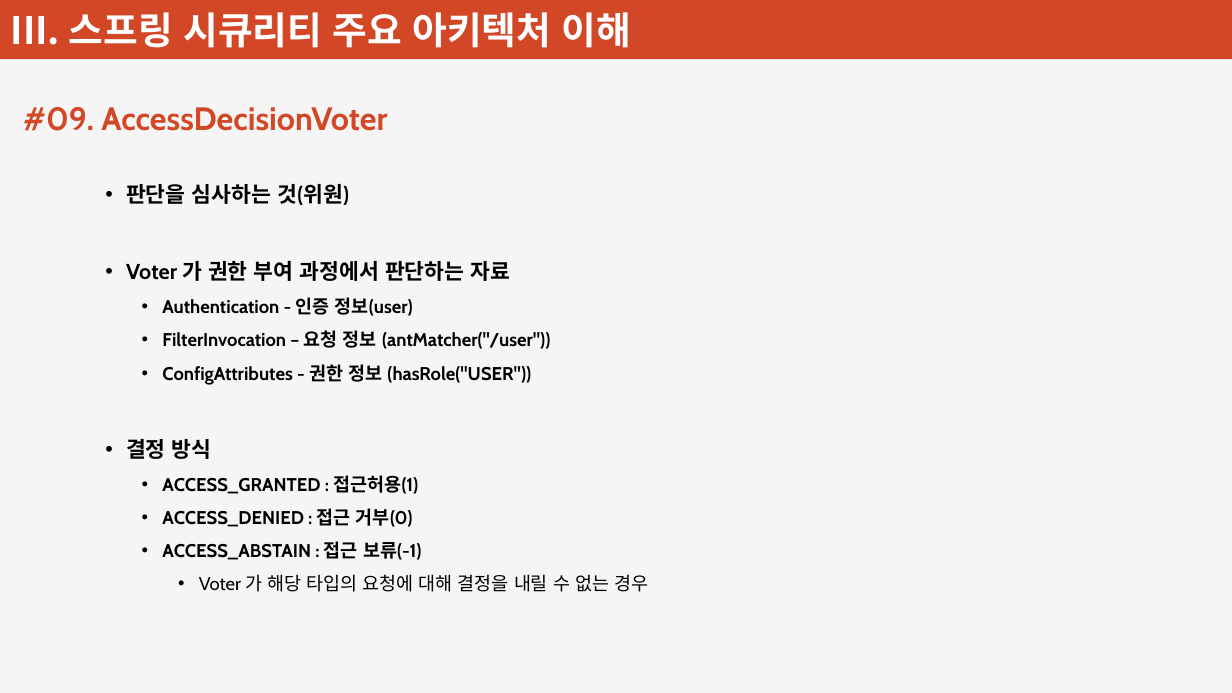
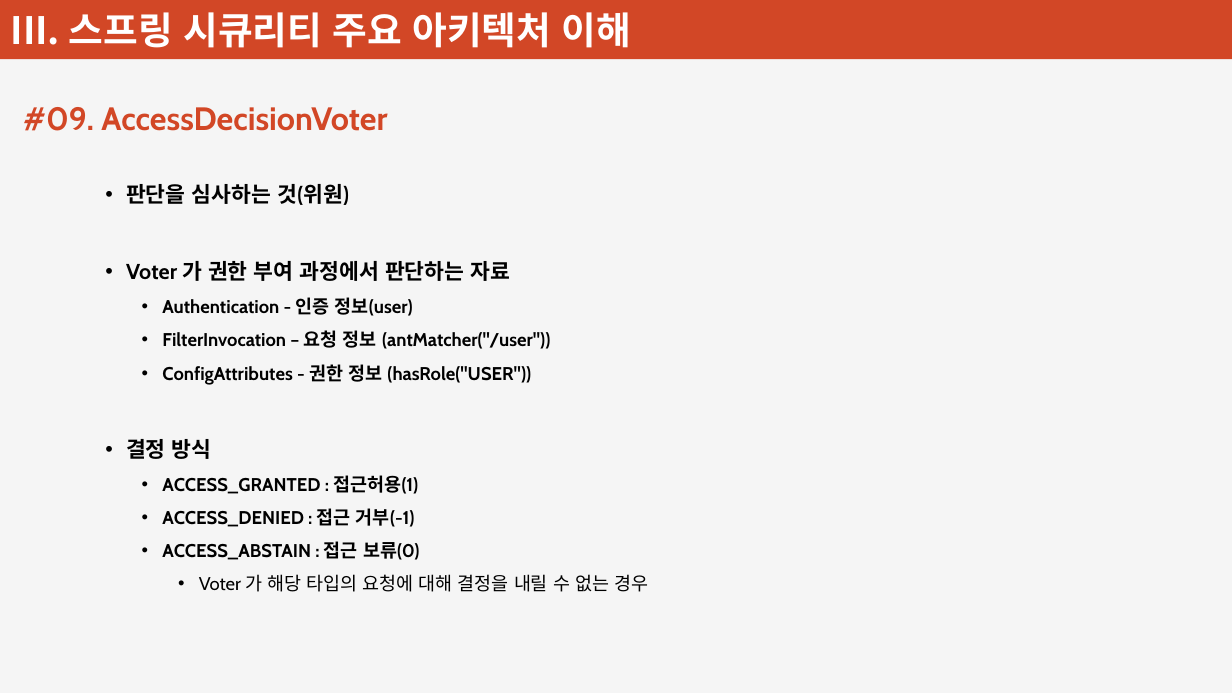
Before and after one commit to redcarrot1/Spring-Security, a slide deck: slide 92 of 강의안.pptx. Drawn at 1232x693 pixels with LibreOffice and Linux fonts; fonts in the diff are those of the drawing. Boxes give left, top, right and bottom in pixels: in the first picture for what was removed or moved away, otherwise in the second. Text is boxed around its words. In the diff, an @@ line names an element or a change of style, - is before the commit and + after.

```diff
--- a/강의안.pptx
+++ b/강의안.pptx
@@ text at <box>162,508,419,560</box>: text changed @@
-  • ACCESS_DENIED : 접근 거부(0)
-  • ACCESS_ABSTAIN : 접근 보류(-1)
+  • ACCESS_DENIED : 접근 거부(-1)
+  • ACCESS_ABSTAIN : 접근 보류(0)
```
Also in this commit, not shown: 10 other files.
